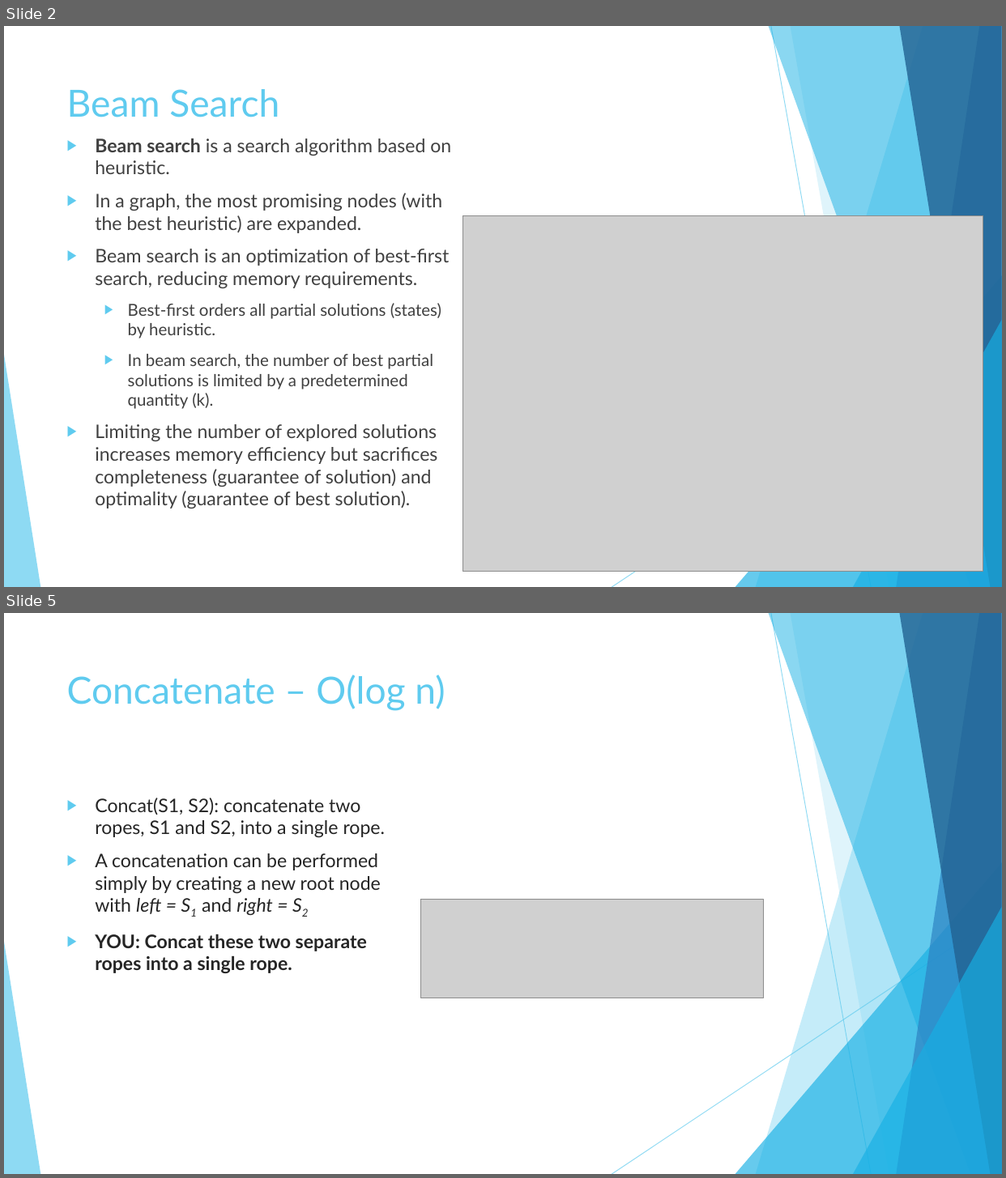
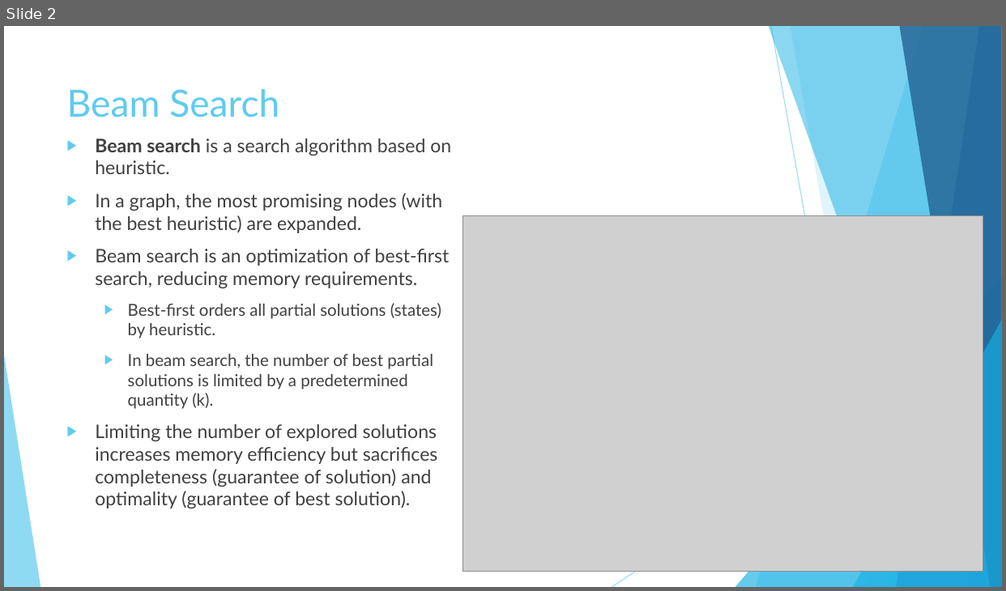
Before and after one commit to nbelliot/comp401, a slide deck: presentation2/Presentation.pptx. Shown one above the other, each under a label of ours: slides 2 and 5 before the commit, slide 2 after it; the slides between them are not shown. The pictures are 1006x1178 and 1006x591 pixels, drawn with LibreOffice and Linux fonts; fonts in the diff are those of the drawing; grey boxes stand for pictures. Boxes give left, top, right and bottom in pixels: in the first picture for what was removed or moved away, otherwise in the second. Text is boxed around its words. In the diff, an @@ line names an element or a change of style, - is before the commit and + after.

```diff
--- a/presentation2/Presentation.pptx
+++ b/presentation2/Presentation.pptx
@@ slide 5 removed at [4, 613, 1002, 1174], background #FFFFFF; not listed: 10 template elements that a slide beside it also shows @@
@@ title removed at [67, 675, 445, 711] @@
-Concatenate – O(log n)
@@ text removed at [95, 798, 386, 973] @@
-▶ Concat(S1, S2): concatenate two ropes, S1 and S2, into a single rope.
-▶ A concatenation can be performed simply by creating a new root node with left = S1 and right = S2
-▶ YOU: Concat these two separate ropes into a single rope.
@@ picture removed at [421, 900, 764, 998] @@
```
Also in this commit, not shown: 2 slides changed, 2 slides added, 5 other slides removed.
